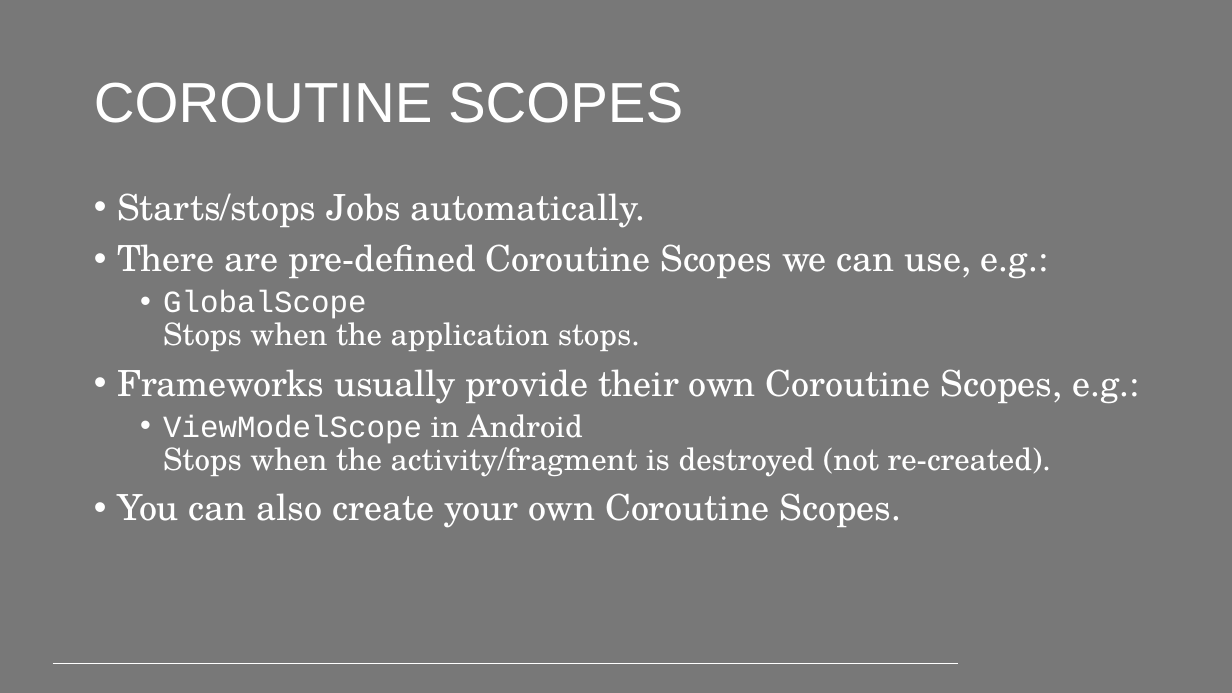
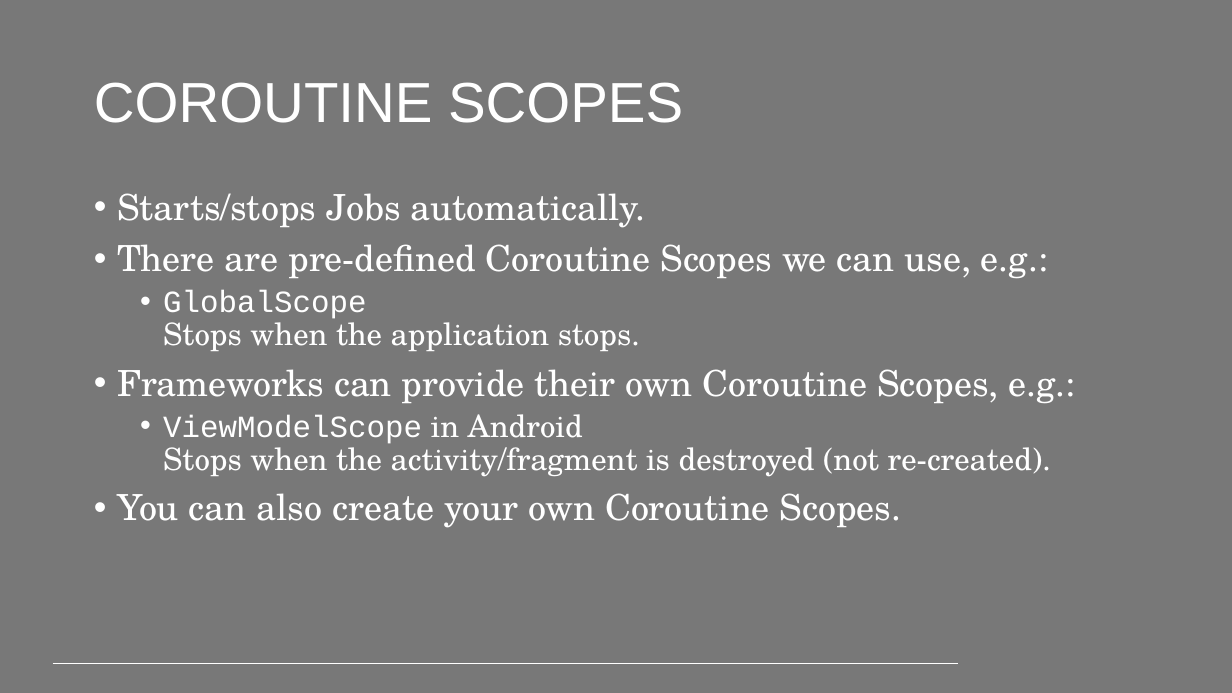
Before and after one commit to PeppeL-G/course-material, a slide deck: slide 8 of src/lectures/kotlin-asynchronous-operations/kotlin-asynchronous-operations.pptx. Drawn at 1232x693 pixels with LibreOffice and Linux fonts; fonts in the diff are those of the drawing; background and template pictures are left out. Boxes give left, top, right and bottom in pixels: in the first picture for what was removed or moved away, otherwise in the second. Text is boxed around its words. In the diff, an @@ line names an element or a change of style, - is before the commit and + after.

Commit message:
Added lecture about coroutines.

```diff
--- a/src/lectures/kotlin-asynchronous-operations/kotlin-asynchronous-operations.pptx
+++ b/src/lectures/kotlin-asynchronous-operations/kotlin-asynchronous-operations.pptx
@@ text at bbox=[117, 369, 1076, 403]: text changed @@
-• Frameworks usually provide their own Coroutine Scopes, e.g.:
+• Frameworks can provide their own Coroutine Scopes, e.g.:
```
Also in this commit, not shown: 5 other slides changed, 3 other files.
